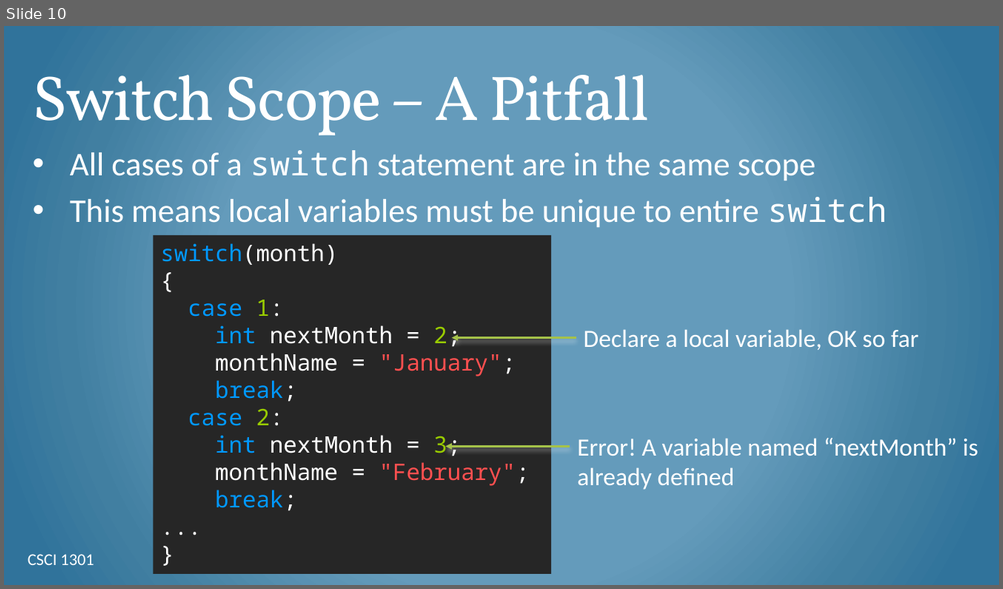
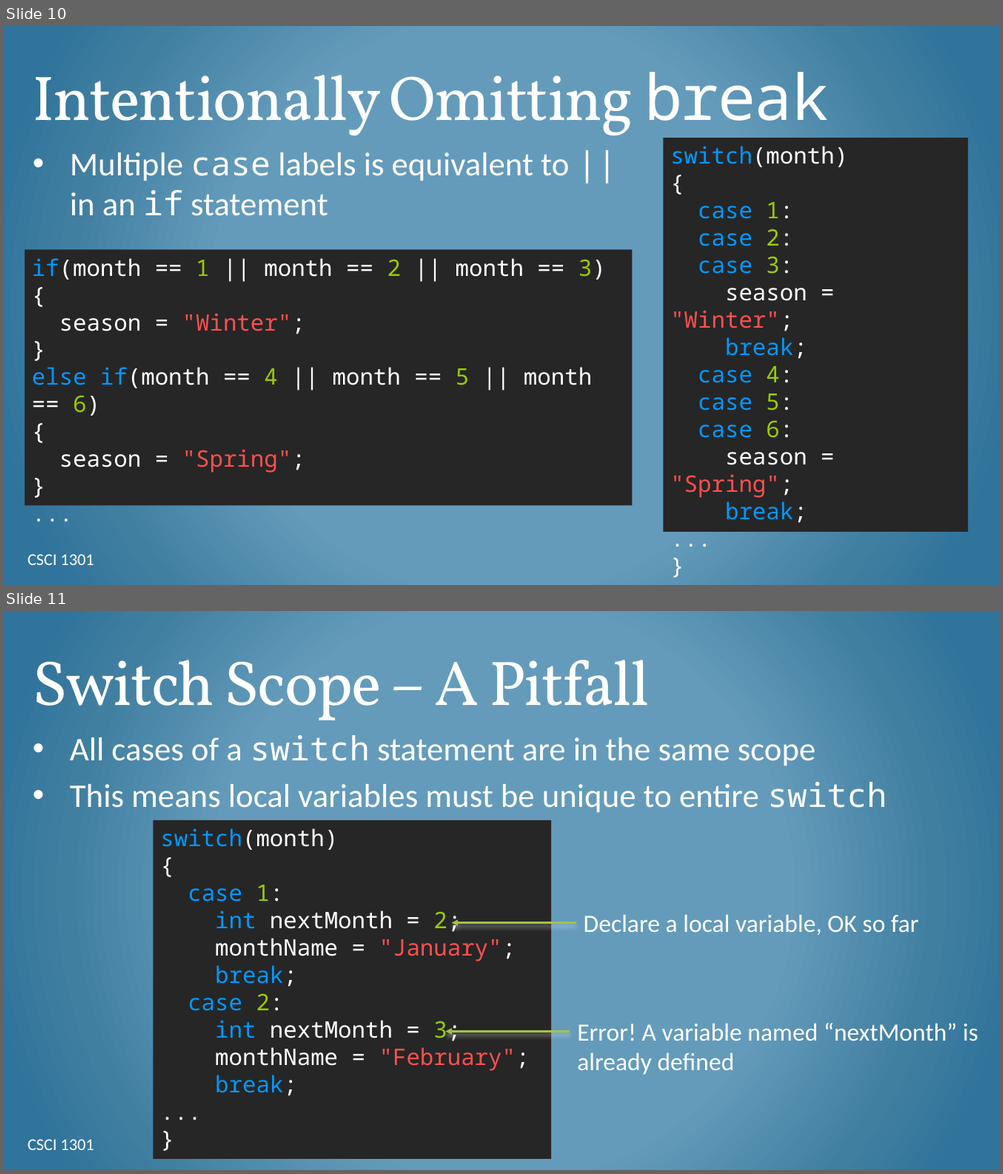
Before and after one commit to csci-1301/csci-1301.github.io, a slide deck: lectures/100_switch/Switch.pptx. Shown one above the other, each under a label of ours: slide 10 before the commit, slides 10 and 11 after it. The pictures are 1003x589 and 1003x1174 pixels, drawn with LibreOffice and Linux fonts; fonts in the diff are those of the drawing; background and template pictures are left out. Boxes give left, top, right and bottom in pixels: in the first picture for what was removed or moved away, otherwise in the second. Text is boxed around its words. In the diff, an @@ line names an element or a change of style, - is before the commit and + after.

Commit message:
Fixed switch lecture's discussion of break
As Clement pointed out, C# actually doesn't allow fall-through for anything except empty case blocks. I should have double-checked this before writing my lecture.

```diff
--- a/lectures/100_switch/Switch.pptx
+++ b/lectures/100_switch/Switch.pptx
@@ slide 10 added at <box>4,26,999,585</box>, background gradient #659ABC to #427FA1 to #30759B @@
@@ title added at <box>33,59,829,136</box>, 61 pt, text #FFFFFF @@
+Intentionally Omitting break
@@ text added at <box>70,153,569,216</box>, 32 pt, text #FFFFFF @@
+• Multiple case labels is equivalent to || in an if statement
@@ rectangle added at <box>663,138,967,532</box>, fill #262626, 22 pt, text #0099FF @@
+switch(month)
+{
+case 1:
+case 2:
+case 3:
+season = "Winter";
+break;
+case 4:
+case 5:
+case 6:
+season = "Spring";
+break;
+...
+}
@@ rectangle added at <box>25,249,632,506</box>, fill #262626, 22 pt, text #FFFFFF @@
+if(month == 1 || month == 2 || month == 3)
+{
+season = "Winter";
+}
+else if(month == 4 || month == 5 || month == 6)
+{
+season = "Spring";
+}
+...
@@ text added at <box>28,554,94,565</box>, 16 pt, text #FFFFFF @@
+CSCI 1301
@@ what was slide 10 is now slide 11 @@
```
Also in this commit, not shown: 2 slides changed, 1 other file.
